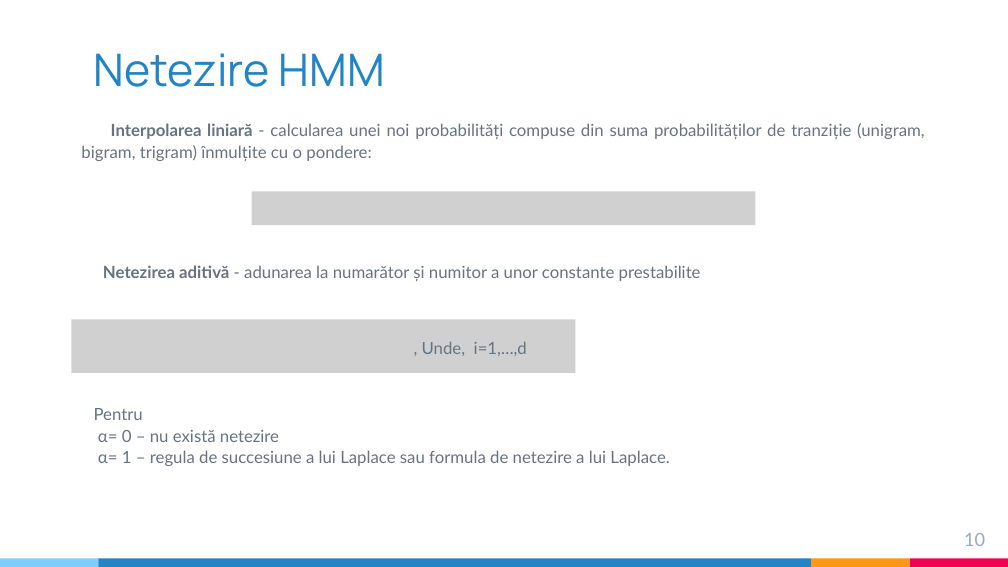
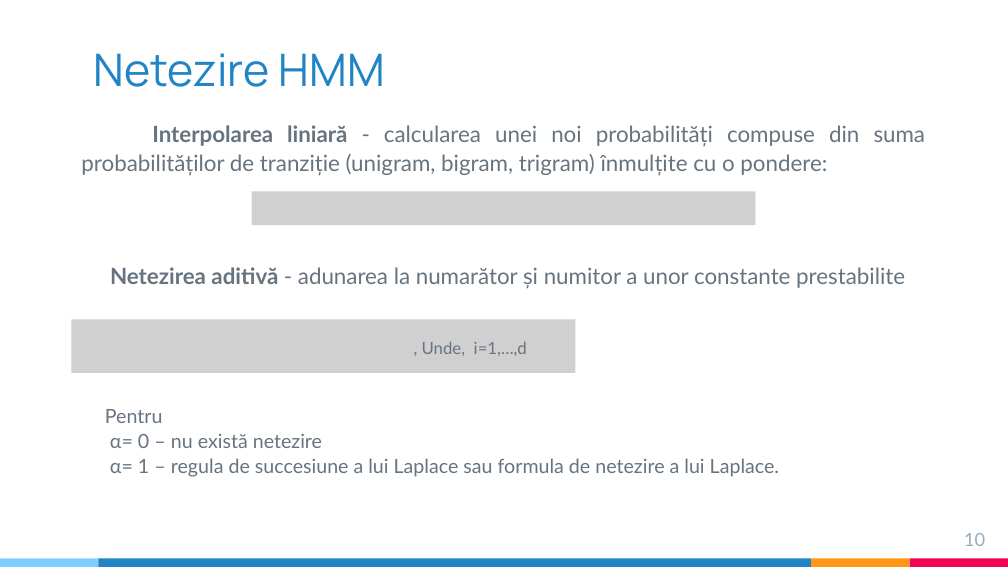
Before and after one commit to ST4NSB/part-of-speech-tagging, a slide deck: slide 10 of docs/pos_tagging_prezentare_Barbulescu.pptx. Drawn at 1008x567 pixels with LibreOffice and Linux fonts; fonts in the diff are those of the drawing; grey boxes stand for pictures. Boxes give left, top, right and bottom in pixels: in the first picture for what was removed or moved away, otherwise in the second. Text is boxed around its words. In the diff, an @@ line names an element or a change of style, - is before the commit and + after.

```diff
--- a/docs/pos_tagging_prezentare_Barbulescu.pptx
+++ b/docs/pos_tagging_prezentare_Barbulescu.pptx
@@ text "Interpolarea liniară - calcularea unei ..." at <box>81,125,926,176</box>: size 12 to 16 pt @@
@@ text "Netezirea aditivă - adunarea la ..." at <box>110,267,905,288</box>: size 12 to 16 pt @@
@@ text "Pentru": place and size @@
-text "Pentru" at <box>94,408,669,466</box>
+text "Pentru" at <box>105,409,779,477</box>
@@ text "Pentru" at <box>105,409,779,477</box>: size 12 to 14 pt @@
```
Also in this commit, not shown: 11 other slides changed.
